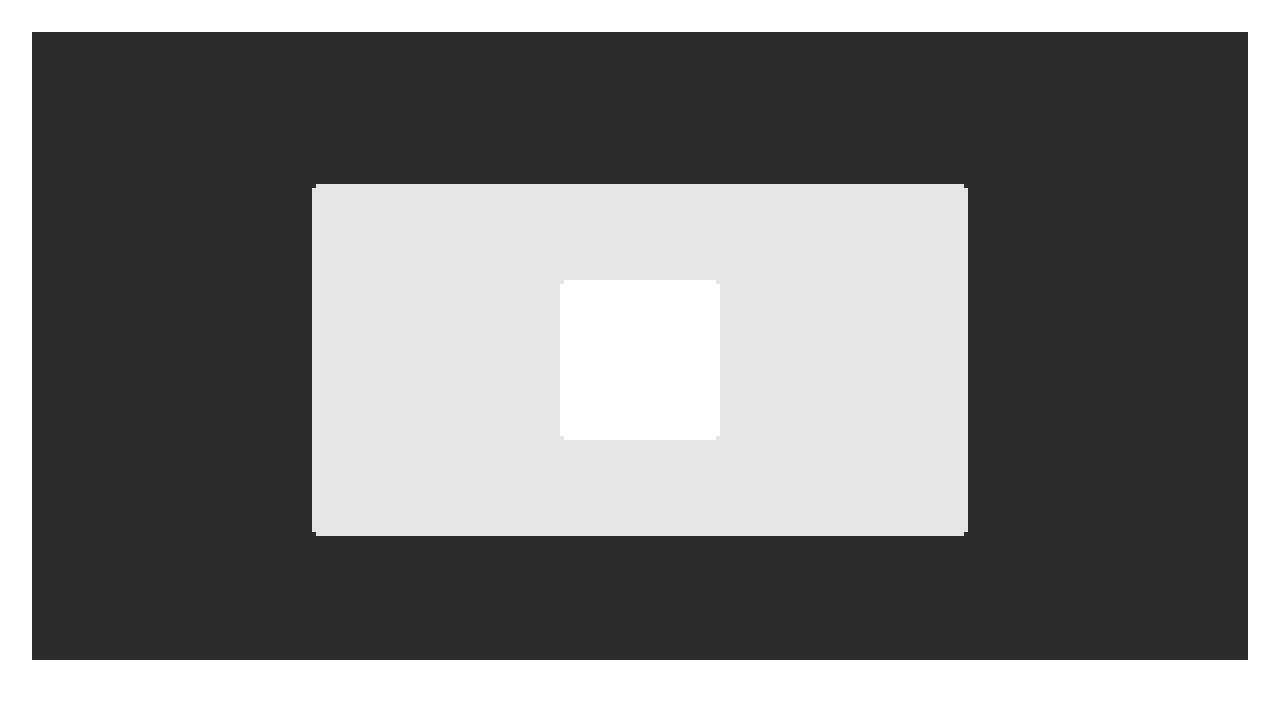
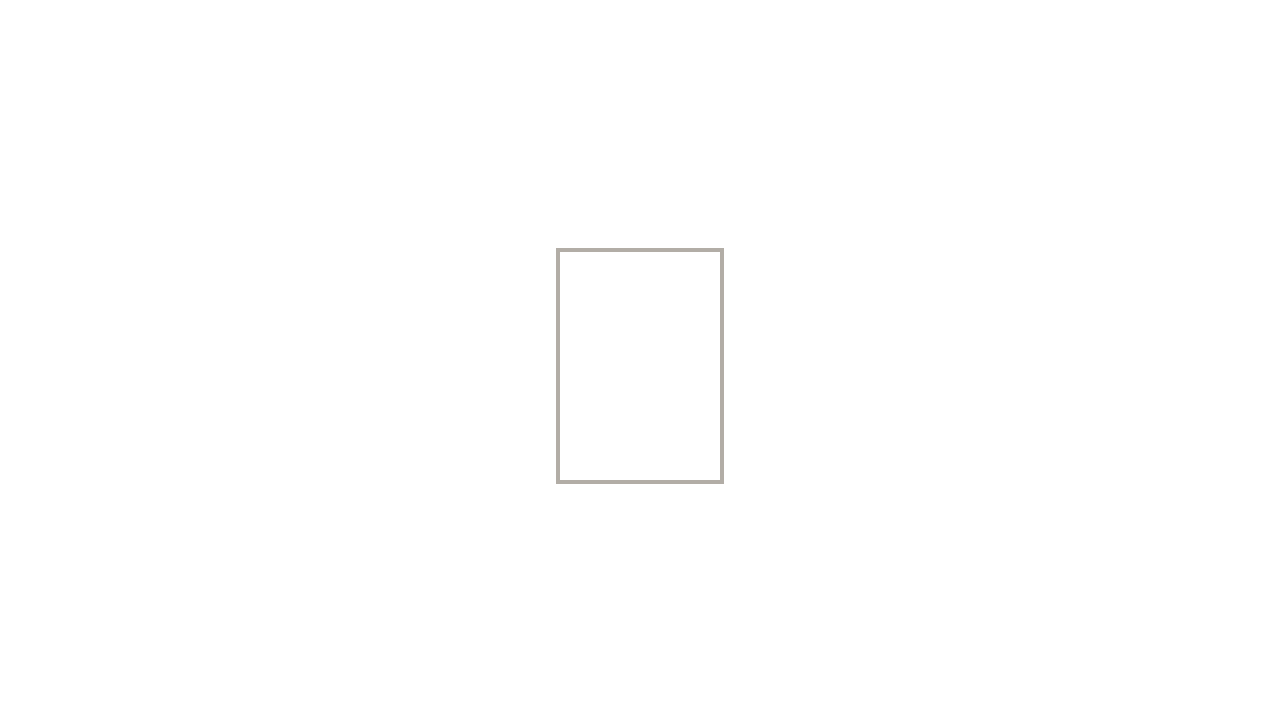
Two versions of the same layered image (1280 x 720). Layer-by-layer changes:
removed layer "Language.png" over <box>32,32,1248,660</box>
added layer "Sketch" above "Scroll" over <box>556,248,724,484</box>
